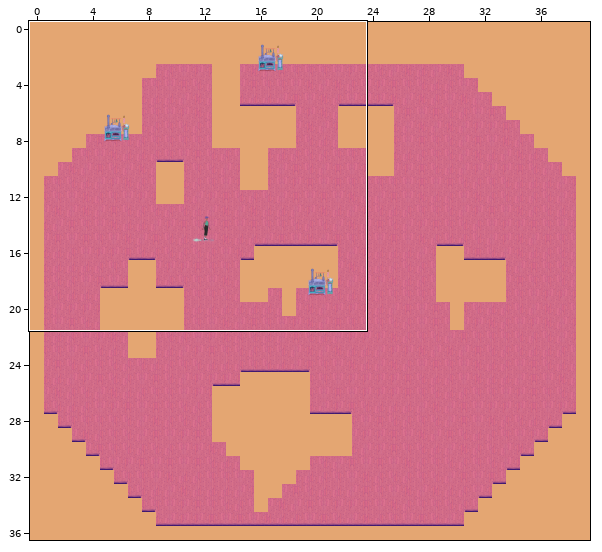
One commit to this LDtk project: assets/level_design.ldtk. The picture above shows the old version from afar; the outline marks the close-up.
Close-up. First the earlier version:
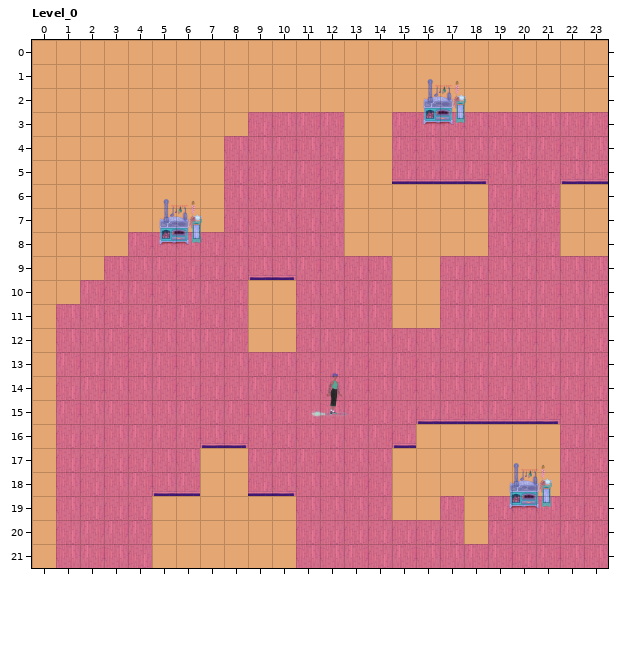
Cells are 125x125 px. Shown: Level_0 x 0..23, y 0..21.
Once edited:
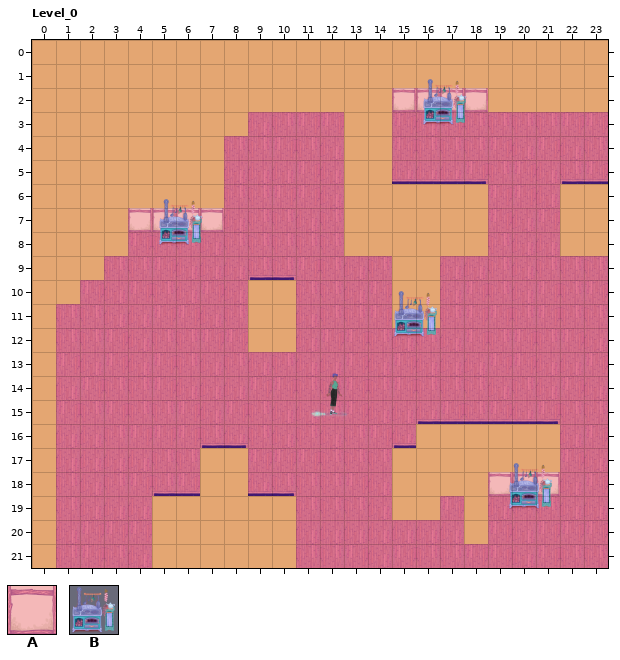
Key: from "Atlas": A 4; from "Kitchen": B 0.
_ is an empty cell.
Objects are placed by their top-left corner, in cells (3,4 is the top-left corner of cell 3,4); size is 1x1 cell unless given.
Tiles of an added or newly shown layer are drawn over the layers below it.
Commit: add ui + make dispenser wokr
Difference:
Layer "Manual_Tiles" (added):
There is now tile A in row 2 at x 15 to 18; in row 7 at x 4 to 7; in row 18 at x 19 to 21.
Layer "Entities":
A new object: B "Dispenser" at 15,10.4 size 2x2.
Boxes around the changes in both close-ups, in picture pixels (x1, y1, x2, y2):
added: (392, 88, 488, 112)
added: (128, 208, 224, 232)
added: (394, 291, 437, 337)
added: (488, 472, 560, 496)
